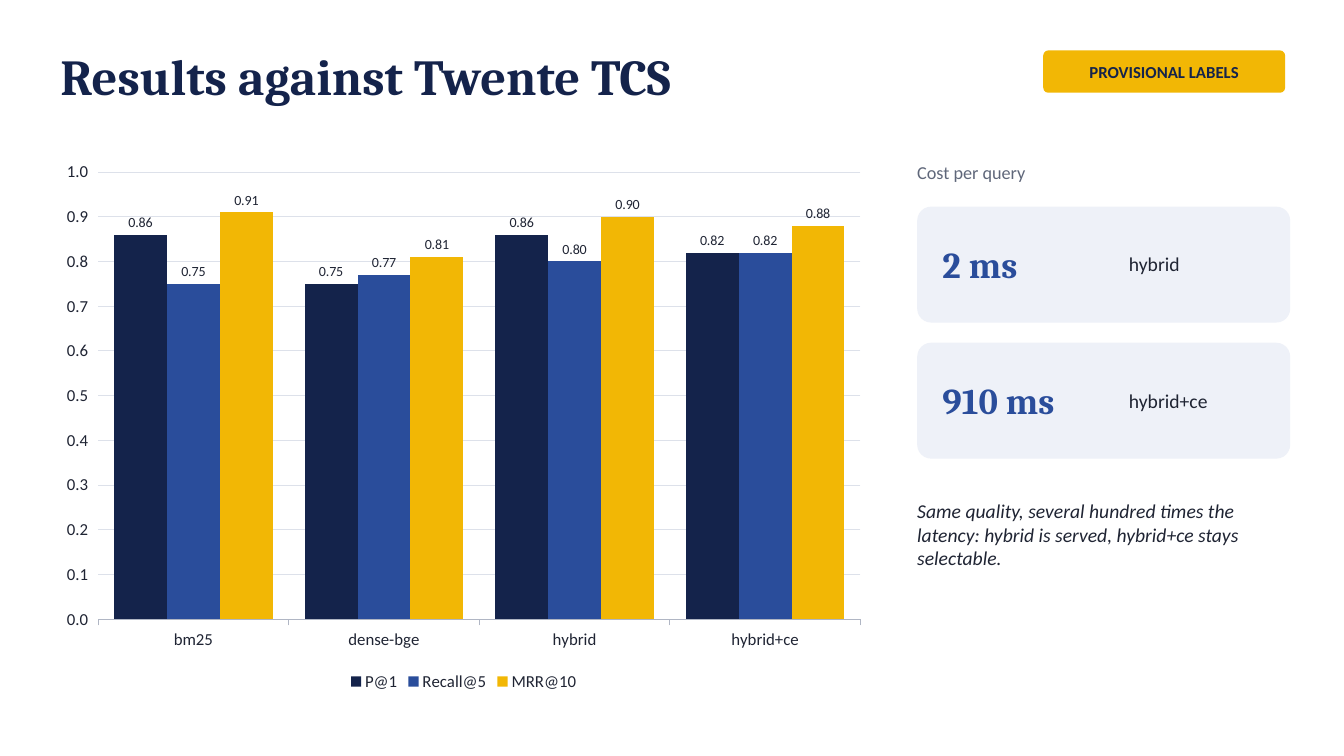
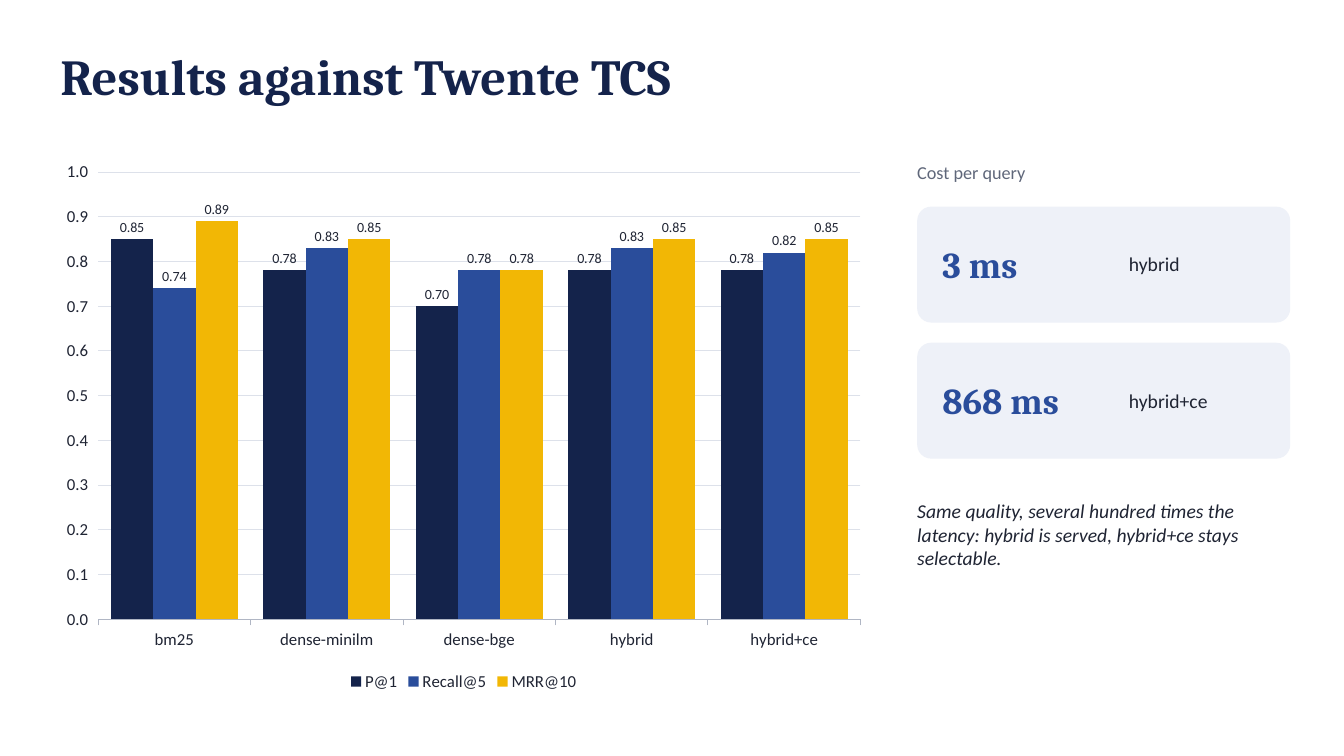
Before and after one commit to aleksandarhorvat/ErasmusGPT, a slide deck: slide 6 of docs/slides/erasmusgpt-defence.pptx. Drawn at 1344x756 pixels with LibreOffice and Linux fonts; fonts in the diff are those of the drawing. Boxes give left, top, right and bottom in pixels: in the first picture for what was removed or moved away, otherwise in the second. Text is boxed around its words. In the diff, an @@ line names an element or a change of style, - is before the commit and + after.

```diff
--- a/docs/slides/erasmusgpt-defence.pptx
+++ b/docs/slides/erasmusgpt-defence.pptx
@@ rounded rectangle removed at <box>1044,50,1286,93</box> @@
-PROVISIONAL LABELS
@@ column chart at <box>50,151,877,696</box> @@
-categories: bm25, dense-bge, hybrid, hybrid+ce
+categories: bm25, dense-minilm, dense-bge, hybrid, hybrid+ce
-P@1: 0.86, 0.75, 0.86, 0.82
+P@1: 0.85, 0.78, 0.7, 0.78, 0.78
-Recall@5: 0.75, 0.77, 0.8, 0.82
+Recall@5: 0.74, 0.83, 0.78, 0.83, 0.82
-MRR@10: 0.91, 0.81, 0.9, 0.88
+MRR@10: 0.89, 0.85, 0.78, 0.85, 0.85
@@ text at <box>942,253,1018,279</box>: text changed @@
-2 ms
+3 ms
@@ text at <box>942,389,1059,415</box>: text changed @@
-910 ms
+868 ms
```
Also in this commit, not shown: 6 other slides changed, 22 other files.
